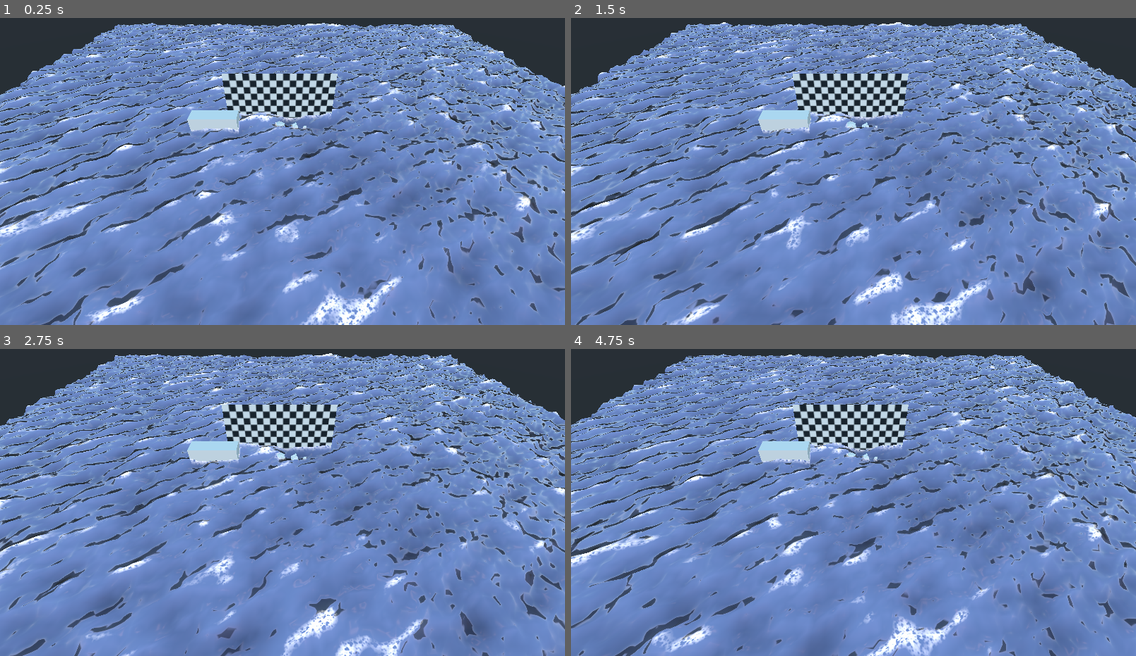
Above: before the commit, frames 1-4 (two rows, left to right).
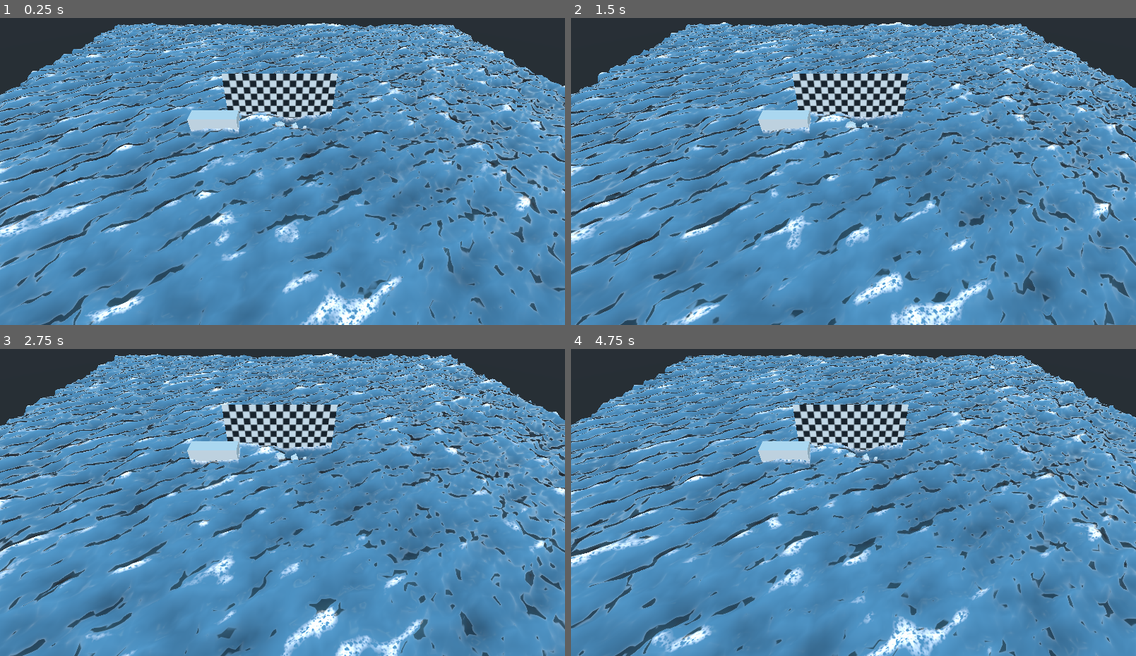
Above: after the commit, the same moments.

Repository: creikey/foamy-ocean
Game: Godot game, scene res://Main.tscn
Two runs of this game, one before a commit and one after it. Both use one fixed random seed, a clock stepped at 60 frames per second and the inputs below.
Inputs:
- Up to frame 1 (0.25 s): no input
- Up to frame 2 (1.5 s): no input
- Up to frame 3 (2.75 s): no input
- Up to frame 4 (4.75 s): no input

The runs differ from the first frame. In frame 1, 58% of the frame differs, in the area x 0-100%, y 1-100%; in frame 2, 58%; in frame 3, 58%; in frame 4, 58%.

Commit message:
Reset color to default color

Diff:
--- a/src/Main.tscn
+++ b/src/Main.tscn
@@ -16,7 +16,7 @@
 shader_param/wave_3 = Plane( 0.8, 3.18, 0.22, 9 )
 shader_param/noise_zoom = 0.22
 shader_param/noise_amp = 9.59
-shader_param/color = Color( 0.501961, 0.501961, 0.701961, 1 )
+shader_param/color = Color( 0.3411, 0.5333, 0.6627, 1 )
 shader_param/foam_level = 5.64
 shader_param/foam_scale = 114.32
 shader_param/foam_height = 6.61
